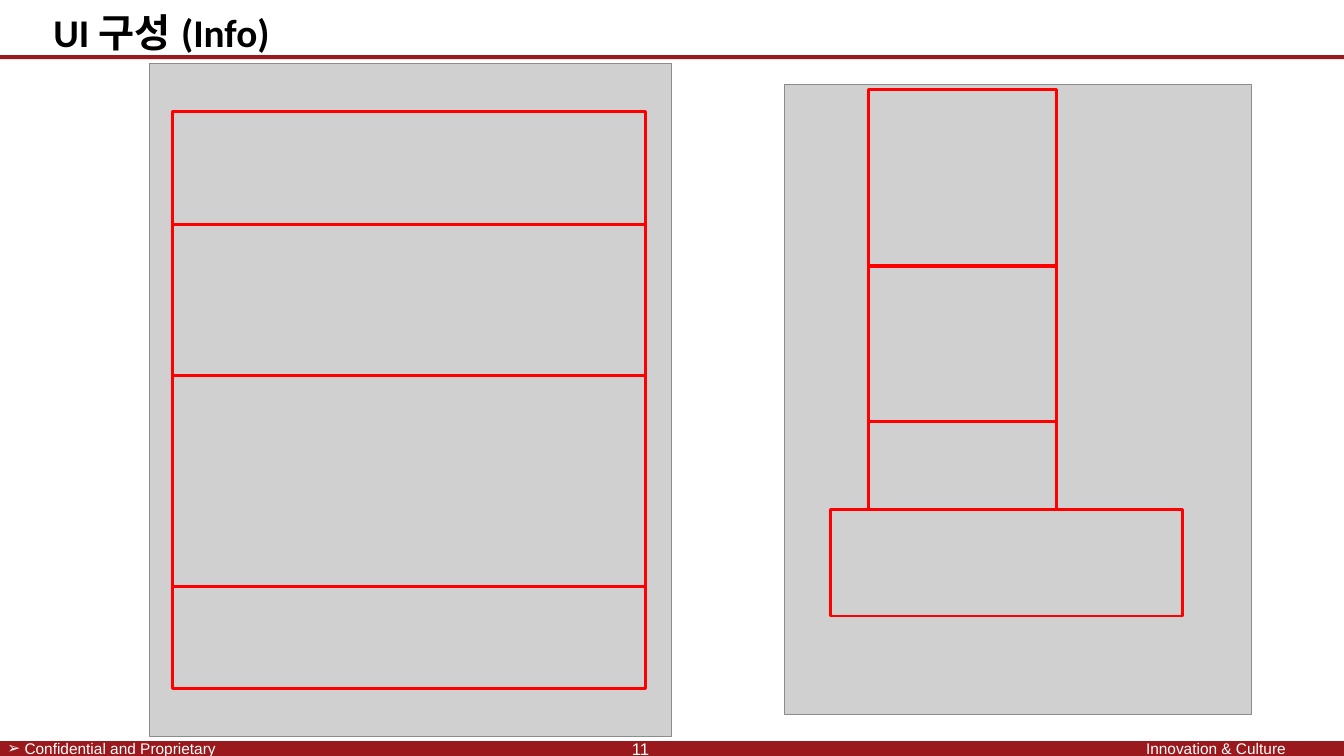
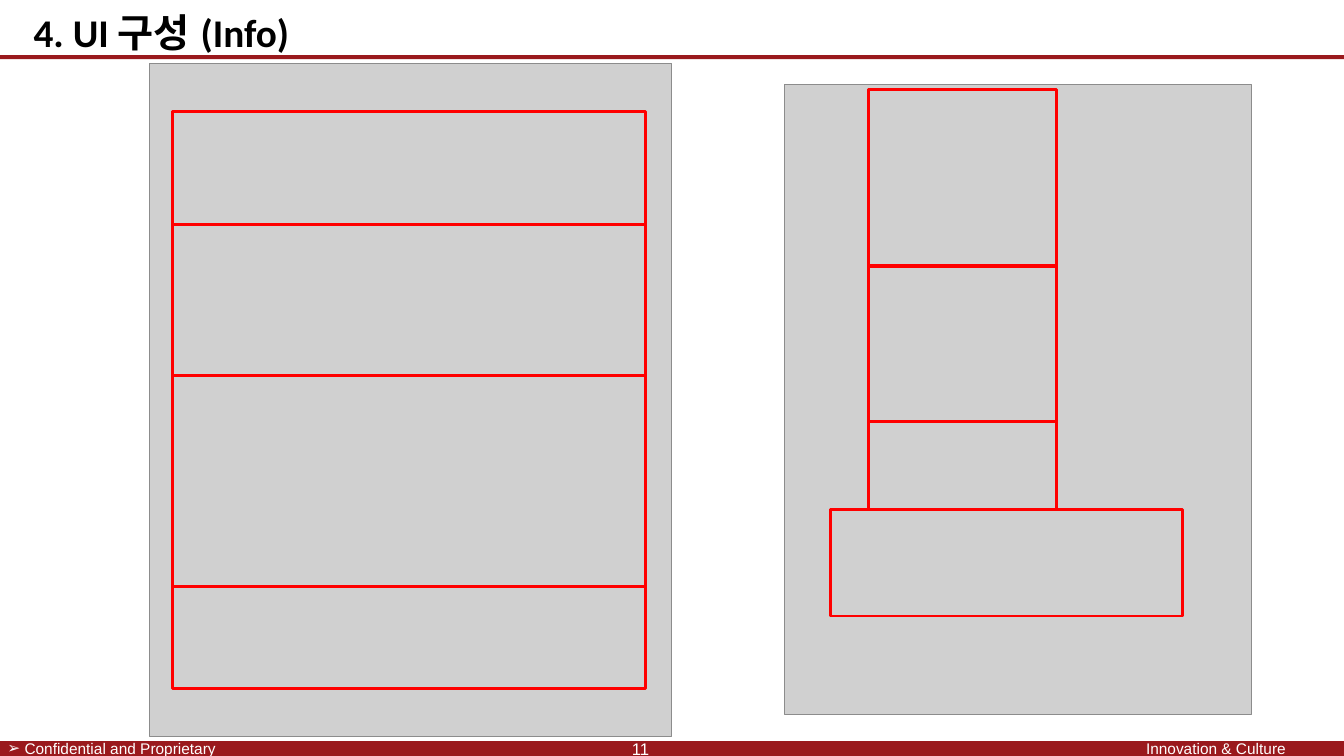
Before and after one commit to SaintSeong/JusungProject, a slide deck: slide 11 of A조 발표.pptx. Drawn at 1344x756 pixels with LibreOffice and Linux fonts; fonts in the diff are those of the drawing; grey boxes stand for pictures; background and template pictures are left out. Boxes give left, top, right and bottom in pixels: in the first picture for what was removed or moved away, otherwise in the second. Text is boxed around its words. In the diff, an @@ line names an element or a change of style, - is before the commit and + after.

```diff
--- a/A조 발표.pptx
+++ b/A조 발표.pptx
@@ text at (34, 14, 289, 58): text changed @@
-UI 구성 (Info)
+4. UI 구성 (Info)
```
Also in this commit, not shown: 9 other slides changed.
